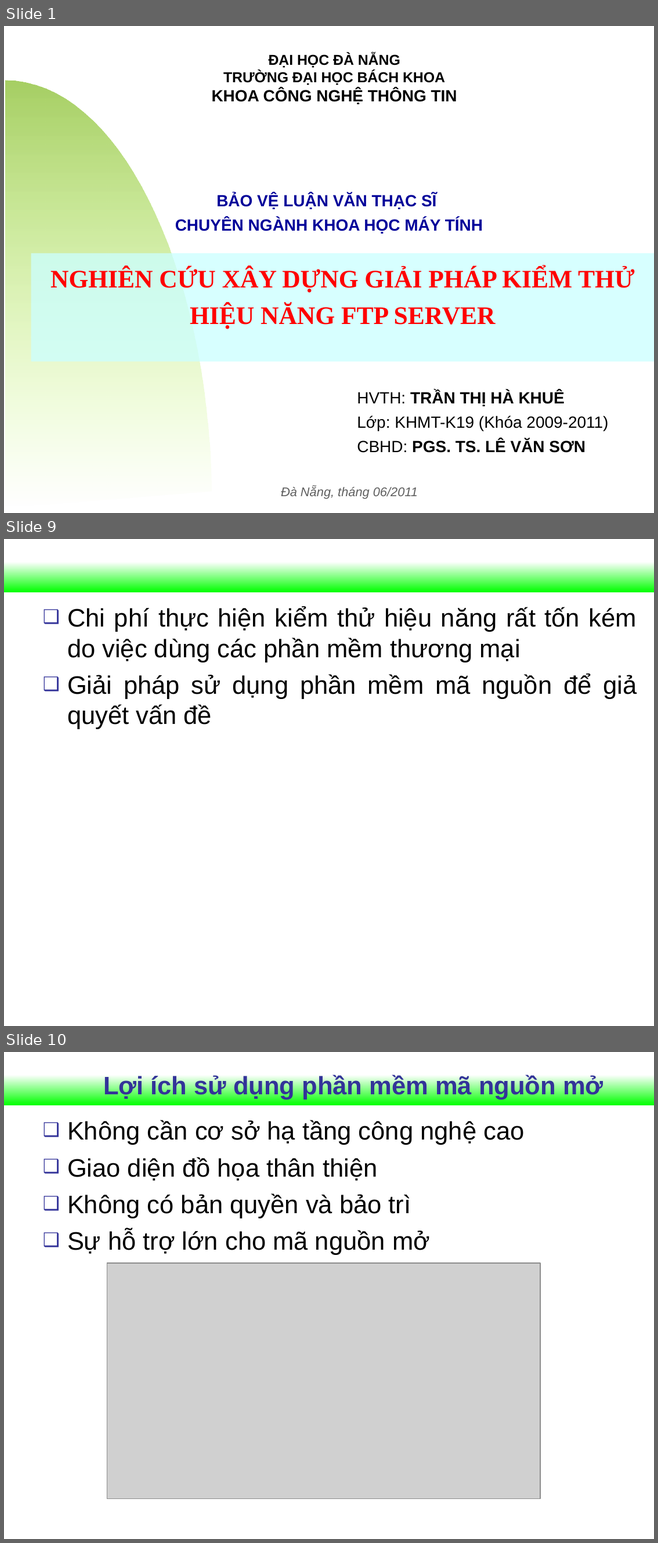
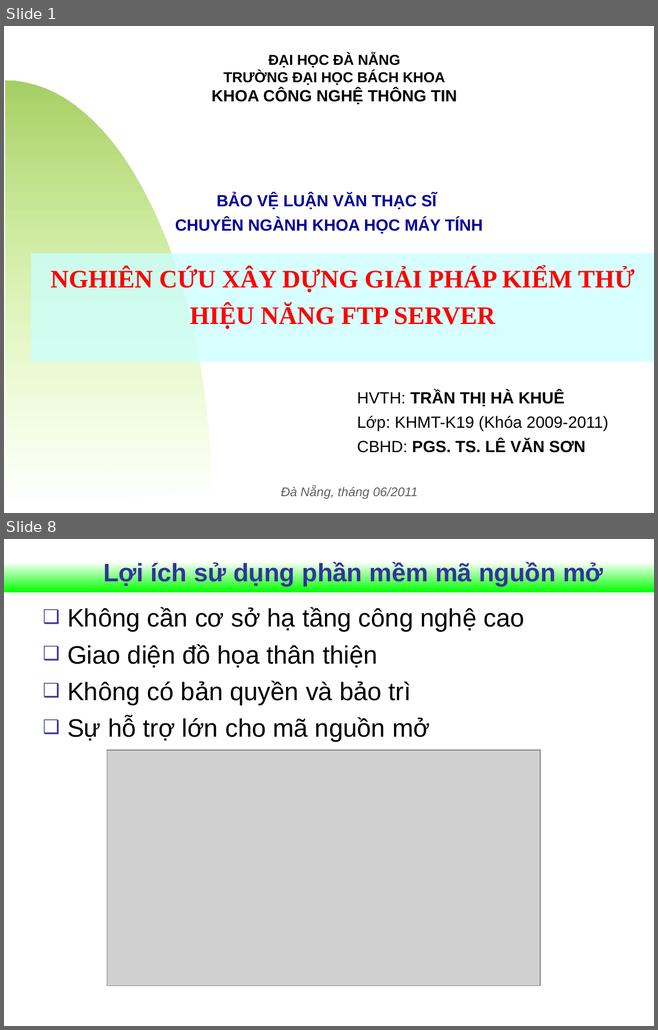
Before and after one commit to Vunb/luanvantotnghiephakhue, a slide deck: Document_luanvan/Slide_HKhue.ppt. Shown one above the other, each under a label of ours: slides 1, 9 and 10 before the commit, slides 1 and 8 after it; the slides between them are not shown. The pictures are 658x1543 and 658x1030 pixels, drawn with LibreOffice and Linux fonts; fonts in the diff are those of the drawing; grey boxes stand for pictures; background and template pictures are left out. Boxes give left, top, right and bottom in pixels: in the first picture for what was removed or moved away, otherwise in the second. Text is boxed around its words. In the diff, an @@ line names an element or a change of style, - is before the commit and + after.

```diff
--- a/Document_luanvan/Slide_HKhue.ppt
+++ b/Document_luanvan/Slide_HKhue.ppt
@@ slide 9 removed at bbox=[4, 539, 654, 1026], background #FFFFFF; not listed: 1 template element that a slide beside it also shows @@
@@ text removed at bbox=[67, 607, 636, 729] @@
-❑ Chi phí thực hiện kiểm thử hiệu năng rất tốn kém do việc dùng các phần mềm thương mại
-❑ Giải pháp sử dụng phần mềm mã nguồn để giả quyết vấn đề
@@ what was slide 10 is now slide 8 @@
```
Also in this commit, not shown: 8 slides changed, 1 other slide removed.
